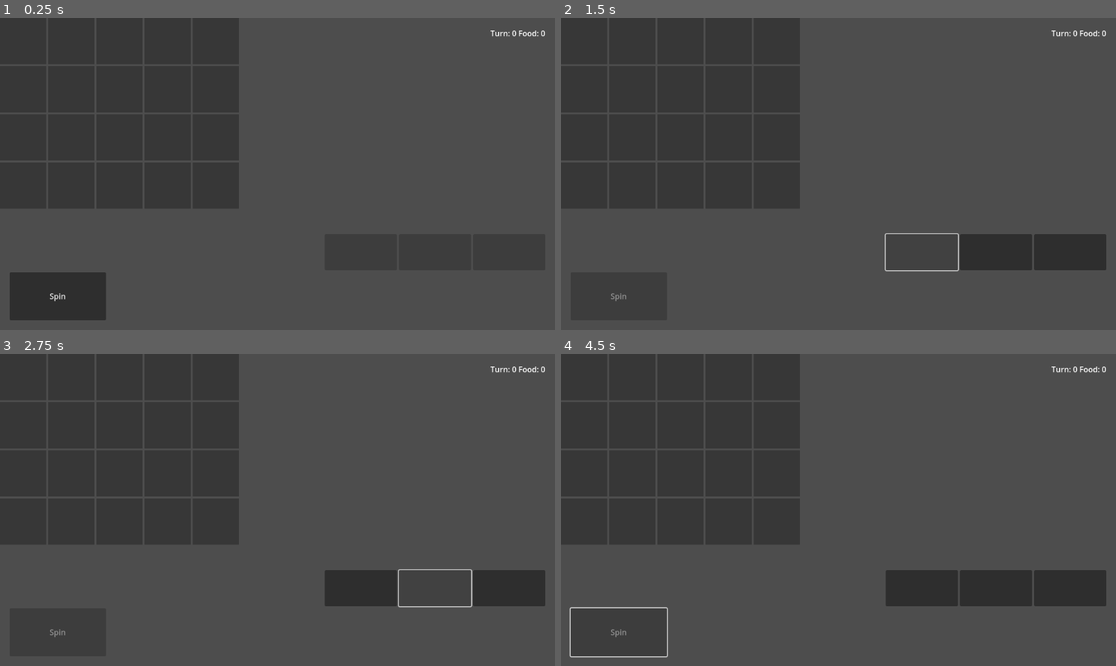
Above: before the commit, frames 1-4 (two rows, left to right).
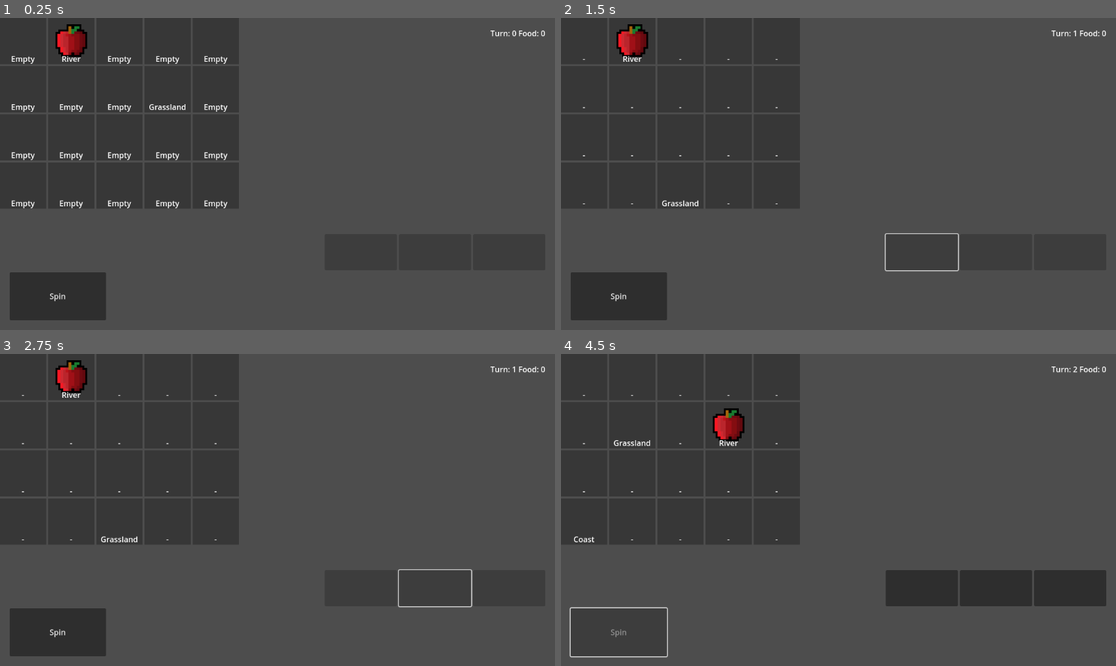
Above: after the commit, the same moments.

Repository: evian-christ/hian-godot-port
Game: Godot game, scene res://Game.tscn
The game is run twice, just before and just after one commit, with the same random seed, the same clock (stepped at 60 frames per second) and the same inputs.
Inputs (mouse positions are in pixels of both pictures, inside the frame that each line leads up to):
- Up to frame 1 (0.25 s): no input
- Up to frame 2 (1.5 s): click "Spin" at 0.5 s; click (921, 252) at 1.25 s
- Up to frame 3 (2.75 s): click (432, 588) at 2.02 s
- Up to frame 4 (4.5 s): click (1071, 588) at 2.77 s; click (921, 588) at 3.52 s; click (616, 631) at 4.25 s, where only the run after the commit has a clickable "Spin"

The runs differ from the first frame. In frame 1, 1.5% of the frame differs, in the area x 2-42%, y 2-62%; in frame 2, 0.7%; in frame 3, 0.7%; in frame 4, 0.7%.
Error before the commit: Parse Error: Preload file "res://resources/symbols/fruits.tres" does not exist. (res://GameManager.gd:8)

Commit message:
Feat: Implement core game loop, fix UI, and add documentation

Diff:
--- a/hian/GameManager.gd
+++ b/hian/GameManager.gd
@@ -3,42 +3,26 @@
 var turn = 0
 var total_food = 0
 
-# 플레이어가 소유한 초기 심볼 목록 (테스트용)
+# 플레이어가 소유한 초기 심볼 목록
 var initial_symbols: Array[SymbolData] = [
-	preload("res://resources/symbols/fruits.tres"),
-	preload("res://resources/symbols/wheat.tres"),
-	preload("res://resources/symbols/cow.tres"),
+	preload("res://resources/symbols/001_river.tres"),
+	preload("res://resources/symbols/003_grassland.tres"),
 ]
 
 # 플레이어가 현재 소유한 모든 심볼
 var player_owned_symbols: Array[SymbolData] = []
 
-# 모든 심볼을 희귀도별로 저장할 딕셔너리
-var all_symbols_by_rarity: Dictionary = {}
-
-# 현재 희귀도별 확률 (총합 100)
-var current_rarity_probabilities: Dictionary = {
-	SymbolData.Rarity.COMMON: 70,
-	SymbolData.Rarity.UNCOMMON: 20,
-	SymbolData.Rarity.RARE: 8,
-	SymbolData.Rarity.EPIC: 2,
-	SymbolData.Rarity.LEGENDARY: 0,
-}
-
 func _ready():
-	_load_all_symbols()
 	# 게임 시작 시 초기 심볼을 플레이어 소유 풀에 추가
 	player_owned_symbols.append_array(initial_symbols)
 
 func add_symbol_to_player_pool(symbol_data: SymbolData):
 	player_owned_symbols.append(symbol_data)
-	print("Added ", symbol_data.symbol_name, " to player's pool. Total owned: ", player_owned_symbols.size())
+	print("Added ", symbol_data.name, " to player's pool. Total owned: ", player_owned_symbols.size())
 
-func _load_all_symbols():
-	# 모든 희귀도 키 초기화
-	for rarity_enum_value in SymbolData.Rarity.values():
-		all_symbols_by_rarity[rarity_enum_value] = []
-
+# 모든 심볼 리소스를 불러와 배열로 반환합니다.
+func get_all_symbols() -> Array[SymbolData]:
+	var all_symbols: Array[SymbolData] = []
 	var dir = DirAccess.open("res://resources/symbols/")
 	if dir:
 		dir.list_dir_begin()
@@ -48,47 +32,21 @@
 				var path = "res://resources/symbols/" + file_name
 				var symbol_data = load(path) as SymbolData
 				if symbol_data:
-					all_symbols_by_rarity[symbol_data.rarity].append(symbol_data)
-				else:
-					print("Warning: Could not load SymbolData from ", path)
+					all_symbols.append(symbol_data)
 			file_name = dir.get_next()
-		print("Loaded symbols by rarity: ", all_symbols_by_rarity)
 	else:
 		print("Error: Could not open directory res://resources/symbols/")
-
-# 현재 확률에 따라 무작위 희귀도를 선택합니다.
-func _get_random_rarity() -> int:
-	var total_weight = 0
-	for weight in current_rarity_probabilities.values():
-		total_weight += weight
-
-	var random_value = randi() % total_weight
-	var cumulative_weight = 0
-	for rarity_enum_value in SymbolData.Rarity.values():
-		var weight = current_rarity_probabilities.get(rarity_enum_value, 0)
-		cumulative_weight += weight
-		if random_value < cumulative_weight:
-			return rarity_enum_value
-	return SymbolData.Rarity.COMMON # Fallback
-
-# 특정 희귀도에서 무작위 심볼을 반환합니다.
-func get_random_symbol_by_rarity(rarity_enum_value: int) -> SymbolData:
-	var symbols_of_rarity = all_symbols_by_rarity.get(rarity_enum_value, [])
-	if symbols_of_rarity.is_empty():
-		# 해당 희귀도에 심볼이 없으면 COMMON에서 가져오거나 null 반환
-		print("Warning: No symbols found for rarity ", SymbolData.Rarity.keys()[rarity_enum_value], ". Returning random COMMON symbol.")
-		return get_random_symbol_by_rarity(SymbolData.Rarity.COMMON) if not all_symbols_by_rarity[SymbolData.Rarity.COMMON].is_empty() else null
-	return symbols_of_rarity[randi() % symbols_of_rarity.size()]
+	return all_symbols
 
 # 세 개의 선택지 심볼을 생성하여 반환합니다.
 func generate_selection_symbols() -> Array[SymbolData]:
+	var all_symbols = get_all_symbols()
+	all_symbols.shuffle()
+
 	var selection_symbols: Array[SymbolData] = []
-	for i in range(3):
-		var random_rarity = _get_random_rarity()
-		var symbol = get_random_symbol_by_rarity(random_rarity)
-		if symbol:
-			selection_symbols.append(symbol)
-		else:
-			# 심볼을 찾지 못하면 null을 추가하거나, 오류 처리
-			selection_symbols.append(null)
+	var num_to_select = min(3, all_symbols.size()) # 심볼이 3개 미만일 경우를 대비
+
+	for i in range(num_to_select):
+		selection_symbols.append(all_symbols[i])
+
 	return selection_symbols
--- a/hian/Slot.gd
+++ b/hian/Slot.gd
@@ -1,15 +1,21 @@
-extends ColorRect # SymbolData 타입 추가
+extends ColorRect
 
-@onready var symbol_texture = $SymbolTexture
+@onready var symbol_texture: TextureRect = $SymbolTexture
+@onready var label: Label = $Label
 
-var current_symbol = null
+var current_symbol: SymbolData = null
+var is_empty: bool = true
 
 func _ready():
 	pass
 
-func set_symbol(symbol_data: SymbolData): # 인자 타입 변경
+func set_symbol(symbol_data: SymbolData):
 	current_symbol = symbol_data
-	if symbol_data:
+	is_empty = (symbol_data == null)
+
+	if not is_empty:
 		symbol_texture.texture = symbol_data.texture
+		label.text = symbol_data.name
 	else:
 		symbol_texture.texture = null
+		label.text = "-"
--- a/hian/Slot.tscn
+++ b/hian/Slot.tscn
@@ -16,3 +16,16 @@
 grow_vertical = 2
 expand_mode = 1
 stretch_mode = 4
+
+[node name="Label" type="Label" parent="."]
+layout_mode = 1
+anchors_preset = 12
+anchor_top = 1.0
+anchor_right = 1.0
+anchor_bottom = 1.0
+offset_top = -23.0
+grow_horizontal = 2
+grow_vertical = 0
+text = "Empty"
+horizontal_alignment = 1
+vertical_alignment = 1
--- a/hian/resources/symbols/001_river.tres
+++ b/hian/resources/symbols/001_river.tres
@@ -1,6 +1,7 @@
-[gd_resource type="Resource" script_class="SymbolData" load_steps=2 format=3]
+[gd_resource type="Resource" script_class="SymbolData" load_steps=3 format=3 uid="uid://cwk5u76ncck2b"]
 
-[ext_resource type="Script" path="res://SymbolData.gd" id="1_symbol_data"]
+[ext_resource type="Script" uid="uid://8dmoodsiqbxe" path="res://SymbolData.gd" id="1_symbol_data"]
+[ext_resource type="Texture2D" uid="uid://duat8x4khy3qp" path="res://resources/symbols/sprites/d2a3db48-c0bf-419f-80a4-50004de95f30.png" id="2_oxhxq"]
 
 [resource]
 script = ExtResource("1_symbol_data")
@@ -8,5 +9,5 @@
 name = "River"
 level = 0
 types = 1
-texture = null
+texture = ExtResource("2_oxhxq")
 description = ""
Not shown, added: documentation.html
